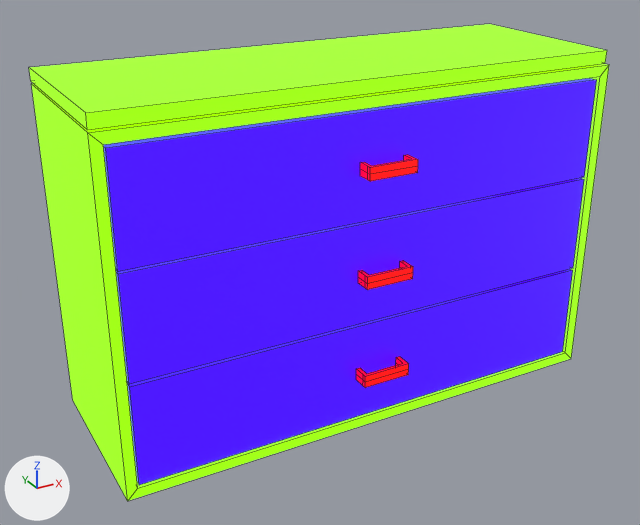
What one commit did to the FBX model PA-Interactive3D/Assets/PA-Assets/Models/Commode.fbx.
One viewpoint serves both versions: a 50 mm camera at (-1.001, -1.755, 1.216) aimed at (-0.049, -0.024, 0.35). Arrows for +X, +Y and +Z are at lower left; the lights stay in place. Mesh edges are drawn as thin lines. Where no turn or scale is listed for an object, it has been applied to the vertices.

Names of what the first picture shows: 'Dresser'.
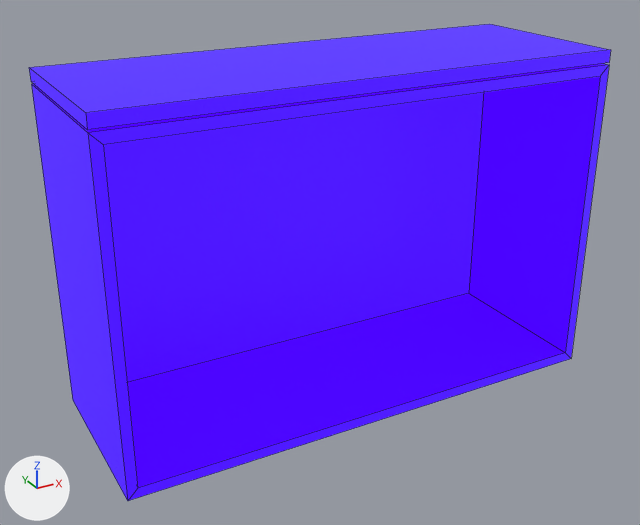
Location of each change, [x1, y1, x2, y2] in pixels of the pictures (640 x 525 px; the box of a moved part takes in the faces that stretch with it):
'Dresser', reshaped: before [29, 24, 609, 501]; after [29, 24, 611, 501]
part 1 of me_mesh, deleted: before [103, 78, 597, 485]
part 2 of me_mesh, moved or reshaped: before [30, 24, 607, 130]; after [30, 24, 611, 130]

What changed in the scene script:
```text
Change me_mesh:
    used by ob_dresser; location = (0.0, 0.0, 0.0)
    verts and faces of me_mesh; kept vertices keep their numbers, new ones are numbered from 138
    before: 116 (0.613, -0.225, 0.803) at pixel (605, 63), 117 (0.613, -0.225, 0.833) at pixel (607, 50)
    remove me_mesh.from_pydata(...)  # 138 vertices, 101 faces; spans x -0.625..0.625, y -0.261..0.225, z -0.002..0.833
    add me_mesh.from_pydata(...)  # 24 vertices, 20 faces; spans x -0.625..0.625, y -0.226..0.225, z -0.002..0.833
    me_mesh part 1: 6 loose pieces with 114 vertices, spanning x -0.595..0.595, y -0.261..0.199, z 0.025..0.764, are deleted
    me_mesh part 2
    add verts[117] = (0.625, -0.225, 0.833)  # moved, pixel (610, 49)
    add verts[116] = (0.625, -0.225, 0.803)  # moved, pixel (609, 62)
    remove me_mesh.materials.append(mat_red)  # black #000000
    remove me_mesh.materials.append(mat_green)  # black #000000
```
